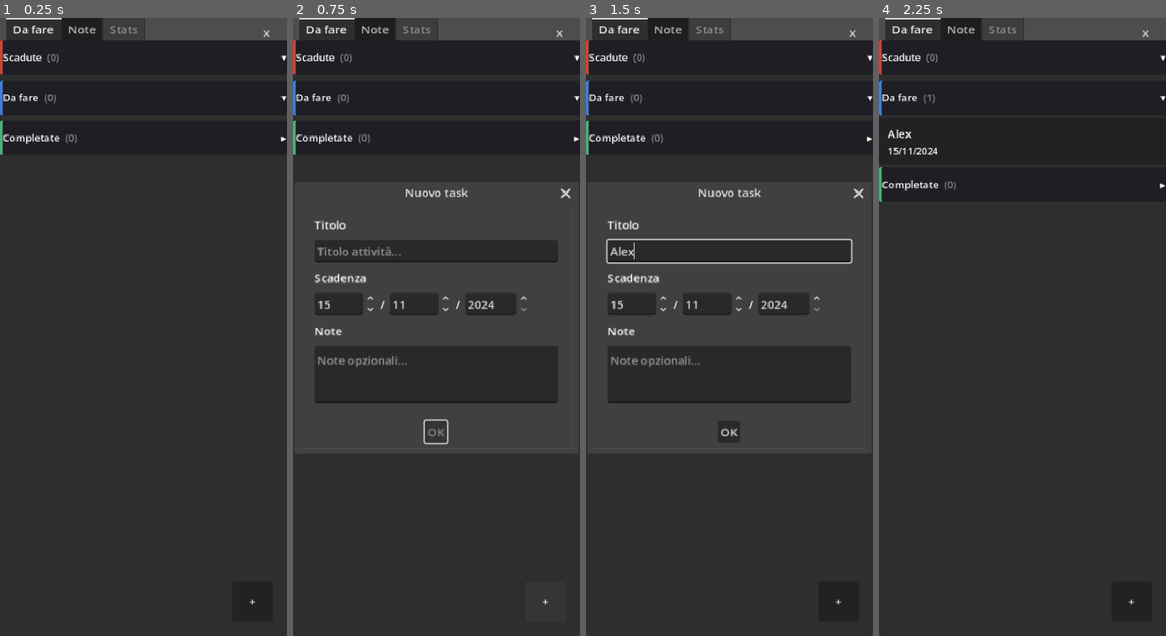
Above: before the commit, frames 1-4 (left to right).
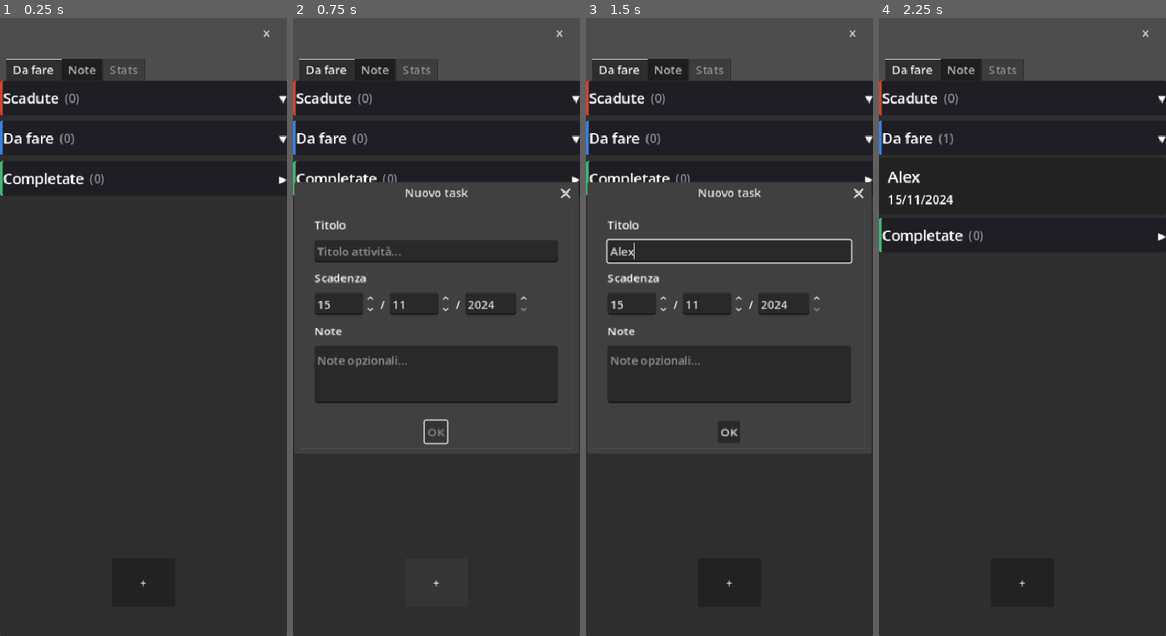
Above: after the commit, the same moments.

Repository: 1110sillabo/todo_gsd
Game: Godot game, scene res://src/ui/main_scene.tscn
Same seed, same stepped clock (60 frames per second), same inputs: the game is played once before the commit and once after it.
Inputs (mouse positions are in pixels of both pictures, inside the frame that each line leads up to):
- Up to frame 1 (0.25 s): no input
- Up to frame 2 (0.75 s): click "+" at 0.5 s
- Up to frame 3 (1.5 s): click (729, 252) at 1.27 s; type "Alex" at 1.35 s
- Up to frame 4 (2.25 s): click (1022, 376) at 1.5 s; type "12" at 1.58 s; click "OK" at 2 s

The runs differ from the first frame. In frame 1, 7.7% of the frame differs, in the area x 0-100%, y 0-95%; in frame 2, 7.6%; in frame 3, 7.6%; in frame 4, 8.4%.

Commit message:
fix: FAB to center-bottom, push tabs down 56px, increase all font sizes

Diff:
--- a/src/ui/group_section.tscn
+++ b/src/ui/group_section.tscn
@@ -19,12 +19,12 @@
 [node name="GroupLabel" type="Label" parent="HeaderPanel/HeaderHBox"]
 size_flags_vertical = 4
 text = "Group"
-theme_override_font_sizes/font_size = 14
+theme_override_font_sizes/font_size = 20
 
 [node name="CountLabel" type="Label" parent="HeaderPanel/HeaderHBox"]
 size_flags_vertical = 4
 text = "(0)"
-theme_override_font_sizes/font_size = 13
+theme_override_font_sizes/font_size = 17
 theme_override_colors/font_color = Color(0.55, 0.55, 0.6, 1)
 
 [node name="Spacer" type="Control" parent="HeaderPanel/HeaderHBox"]
@@ -33,7 +33,7 @@
 [node name="ChevronLabel" type="Label" parent="HeaderPanel/HeaderHBox"]
 size_flags_vertical = 4
 text = "▾"
-theme_override_font_sizes/font_size = 14
+theme_override_font_sizes/font_size = 20
 
 [node name="ItemsContainer" type="VBoxContainer" parent="."]
 size_flags_horizontal = 3
--- a/src/ui/main_scene.tscn
+++ b/src/ui/main_scene.tscn
@@ -11,6 +11,7 @@
 [node name="TabContainer" type="TabContainer" parent="."]
 anchor_right = 1.0
 anchor_bottom = 1.0
+offset_top = 56.0
 
 [node name="TasksTab" type="Control" parent="TabContainer"]
 anchor_right = 1.0
--- a/src/ui/task_list_view.tscn
+++ b/src/ui/task_list_view.tscn
@@ -25,15 +25,15 @@
 
 [node name="FABButton" type="Button" parent="."]
 layout_mode = 1
-anchor_left = 1.0
+anchor_left = 0.5
 anchor_top = 1.0
-anchor_right = 1.0
+anchor_right = 0.5
 anchor_bottom = 1.0
-offset_left = -76.0
-offset_top = -76.0
-offset_right = -20.0
-offset_bottom = -20.0
-custom_minimum_size = Vector2(56, 56)
+offset_left = -44.0
+offset_top = -108.0
+offset_right = 44.0
+offset_bottom = -40.0
+custom_minimum_size = Vector2(88, 68)
 z_index = 1
 text = "+"
 
--- a/src/ui/task_row.tscn
+++ b/src/ui/task_row.tscn
@@ -10,7 +10,7 @@
 corner_radius_bottom_left = 4
 
 [node name="TaskRow" type="PanelContainer"]
-custom_minimum_size = Vector2(0, 56)
+custom_minimum_size = Vector2(0, 72)
 anchor_right = 1.0
 size_flags_horizontal = 3
 script = ExtResource("1_task_row")
@@ -32,10 +32,10 @@
 [node name="TitleLabel" type="Label" parent="MarginContainer/VBoxContainer"]
 size_flags_horizontal = 3
 text = "Task title"
-theme_override_font_sizes/font_size = 16
+theme_override_font_sizes/font_size = 22
 
 [node name="DeadlineLabel" type="Label" parent="MarginContainer/VBoxContainer"]
 size_flags_horizontal = 3
 text = "Scadenza"
-theme_override_font_sizes/font_size = 13
+theme_override_font_sizes/font_size = 17
 theme_override_colors/font_color = Color(0.55, 0.55, 0.6, 1)
